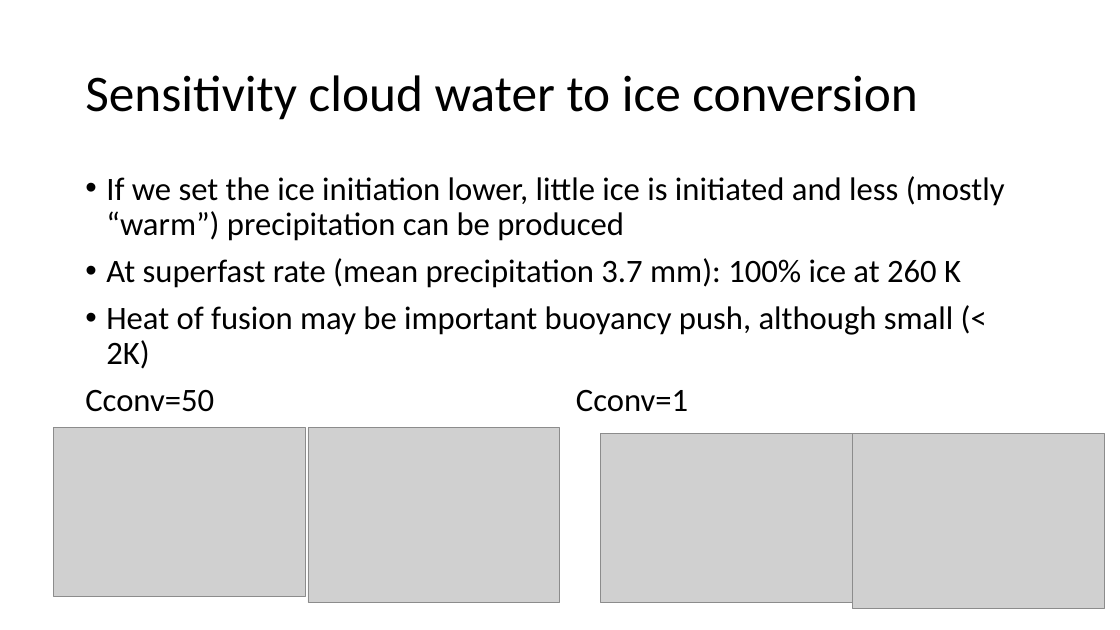
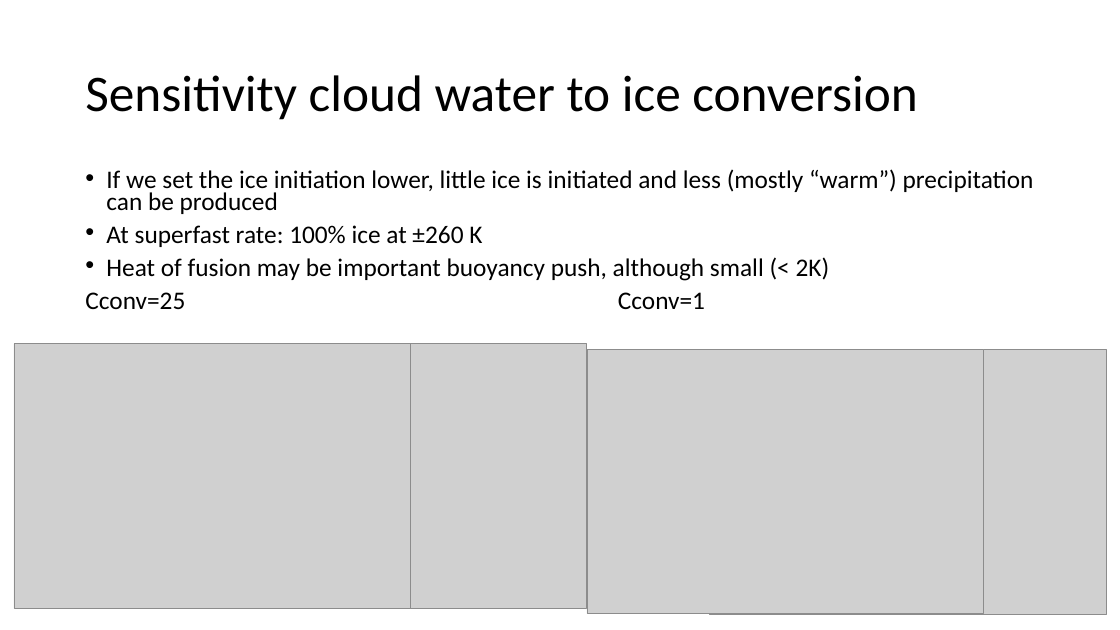
Before and after one commit to meteoNL/CloudParcelModel_SOACproject, a slide deck: slide 15 of model_representation.pptx. Drawn at 1120x630 pixels with LibreOffice and Linux fonts; fonts in the diff are those of the drawing; grey boxes stand for pictures. Boxes give left, top, right and bottom in pixels: in the first picture for what was removed or moved away, otherwise in the second. Text is boxed around its words. In the diff, an @@ line names an element or a change of style, - is before the commit and + after.

Commit message:
ppt

```diff
--- a/model_representation.pptx
+++ b/model_representation.pptx
@@ text at box(106, 169, 1034, 281): size 28 to 21.7 pt in "If we set the ice initiation lower, ...", "Heat of fusion may be important buoyancy ..."; line spacing 0.9 to 0.7 @@
@@ text at box(106, 225, 482, 247): text changed; size 28 to 21.7 pt @@
-• At superfast rate (mean precipitation 3.7 mm): 100% ice at 260 K
+• At superfast rate: 100% ice at ±260 K
@@ text at box(85, 292, 705, 309): text changed; size 28 to 21.7 pt @@
-Cconv=50 Cconv=1
+Cconv=25 Cconv=1
@@ picture added at box(14, 344, 411, 608) @@
@@ picture added at box(189, 344, 586, 608) @@
@@ picture: place and size @@
-picture at box(853, 434, 1105, 609)
+picture at box(587, 350, 984, 614)
@@ picture: place and size @@
-picture at box(601, 434, 853, 603)
+picture at box(710, 350, 1107, 615)
@@ picture removed at box(54, 428, 306, 597) @@
@@ picture removed at box(308, 428, 560, 602) @@
```
Also in this commit, not shown: 6 other slides changed, 1 other file.
